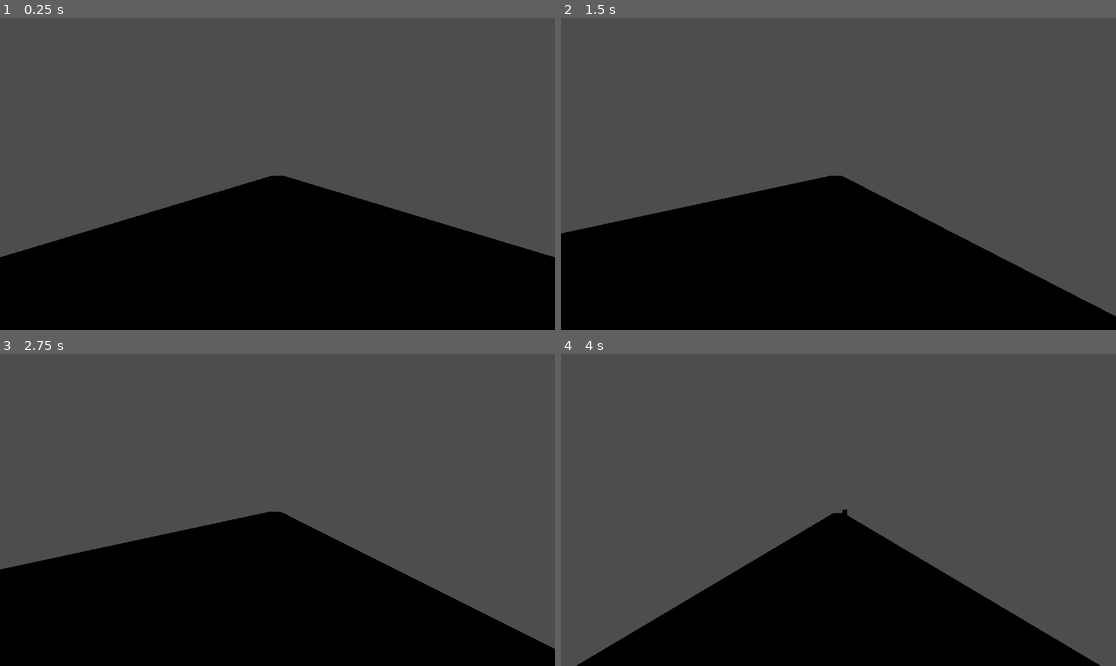
Above: before the commit, frames 1-4 (two rows, left to right).
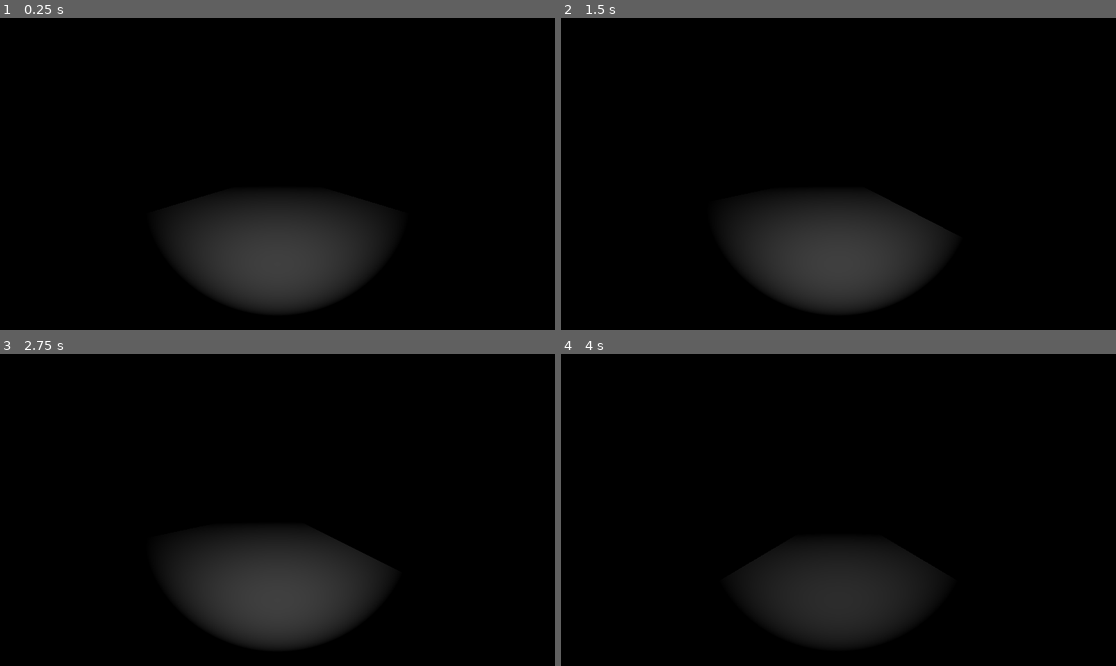
Above: after the commit, the same moments.

Repository: dedalenin/runner
Game: Godot game, scene res://main.tscn
The game is run twice, just before and just after one commit, with the same random seed, the same clock (stepped at 60 frames per second) and the same inputs.
Inputs:
- Up to frame 1 (0.25 s): no input
- Up to frame 2 (1.5 s): tap Enter at 0.5 s; hold D (ui_right) 0.53-1.28 s; tap Space (ui_accept) at 0.77 s; hold S (ui_down) from 1.28 s (still down)
- Up to frame 3 (2.75 s): tap Space (ui_accept) at 1.52 s; release S (ui_down) at 2.03 s; hold D (ui_right) from 2.03 s (still down)
- Up to frame 4 (4 s): tap Space (ui_accept) at 2.75, 3.02, 3.77 s; release D (ui_right) at 3.53 s; hold A (ui_left) from 3.53 s (still down)

The runs differ from the first frame. In frame 1, 74% of the frame differs, in the area x 0-100%, y 0-94%; in frame 2, 77%; in frame 3, 77%; in frame 4, 83%, in the area x 0-100%, y 0-100%.

Commit message:
Update player and world manager logic

Diff:
--- a/player.gd
+++ b/player.gd
@@ -43,6 +43,7 @@
 	camera.current = true
 	camera.position = Vector3(LANE_X[current_lane], BASE_CAMERA_Y, 0.0)
 	add_child(camera)
+	_setup_flashlight()
 
 
 # ============================================================
@@ -154,3 +155,16 @@
 
 	# Возврат в исходную позицию
 	shake_tween.tween_property(camera, "position", original_pos, step_duration * 0.5)
+
+
+# ============================================================
+# Фонарик — SpotLight3D, прикреплённый к камере
+# ============================================================
+func _setup_flashlight() -> void:
+	var flashlight: SpotLight3D = SpotLight3D.new()
+	flashlight.name = "Flashlight"
+	flashlight.spot_range = 30.0
+	flashlight.spot_angle = 35.0
+	flashlight.light_energy = 3.0
+	flashlight.shadow_enabled = true
+	camera.add_child(flashlight)
--- a/world_manager.gd
+++ b/world_manager.gd
@@ -20,6 +20,7 @@
 # _ready
 # ============================================================
 func _ready() -> void:
+	_setup_environment()
 	_create_ground_segments()
 	_create_obstacle_timer()
 
@@ -79,19 +80,47 @@
 # Спавн препятствия
 # ============================================================
 func _spawn_obstacle() -> void:
-	var obstacle: Node3D = _make_obstacle()
-	add_child(obstacle)
+	# Взвешенные паттерны: [0] (центр) с высоким шансом
+	var weighted_patterns: Array = [
+		[0.0],          # центр — 3× вес
+		[0.0],
+		[0.0],
+		[-2.0],         # лево
+		[2.0],          # право
+		[-2.0, 0.0],    # лево + центр
+		[0.0, 2.0],     # центр + право
+		[-2.0, 2.0],    # лево + право
+		[-2.0, 0.0, 2.0],  # все полосы
+	]
+
+	var chosen_pattern: Array = weighted_patterns[randi() % weighted_patterns.size()]
+
+	# Генерируем типы для каждой линии паттерна
+	var types: Array = []
+	for i in range(chosen_pattern.size()):
+		types.append(randi() % 3)
+
+	# Защита от непроходимости: если все 3 — Стены, заменяем одну
+	if chosen_pattern.size() == 3:
+		var all_walls: bool = true
+		for t in types:
+			if t != 2:
+				all_walls = false
+				break
+		if all_walls:
+			# Меняем случайную стену на Нижнее (0) или Верхнее (1)
+			types[randi() % 3] = randi() % 2
+
+	# Спавним препятствия по паттерну
+	for i in range(chosen_pattern.size()):
+		var obstacle: Node3D = _make_obstacle_for_lane(chosen_pattern[i], types[i])
+		add_child(obstacle)
 
 
-func _make_obstacle() -> Node3D:
+func _make_obstacle_for_lane(lane_x: float, type_idx: int) -> Node3D:
 	var obs: Node3D = Node3D.new()
 	obs.name = "Obstacle"
 
-	# Случайная полоса
-	var lane_x: float = LANES[randi() % LANES.size()]
-
-	# Случайный тип: 0 = нижнее (Jump), 1 = верхнее (Duck), 2 = стена (Dodge)
-	var type_idx: int = randi() % 3
 	var size_y: float
 	var y_pos: float
 
@@ -145,3 +174,20 @@
 		seg.position.z += SPEED * delta
 		if seg.position.z > RECYCLE_Z:
 			seg.position.z += RECYCLE_OFFSET
+
+
+# ============================================================
+# Хоррор-окружение — WorldEnvironment (черный фон + туман)
+# ============================================================
+func _setup_environment() -> void:
+	var env: Environment = Environment.new()
+	env.background_mode = Environment.BG_COLOR
+	env.background_color = Color(0, 0, 0)
+
+	env.volumetric_fog_enabled = true
+	env.volumetric_fog_density = 0.08
+	env.volumetric_fog_albedo = Color(0.1, 0.1, 0.1)
+
+	var world_env: WorldEnvironment = WorldEnvironment.new()
+	world_env.environment = env
+	add_child(world_env)
